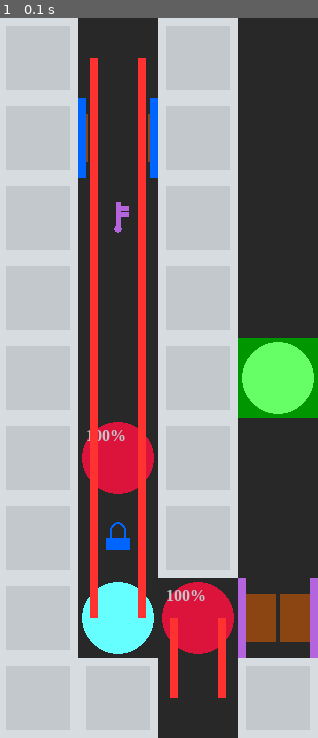
Above: before the commit, frame 1.
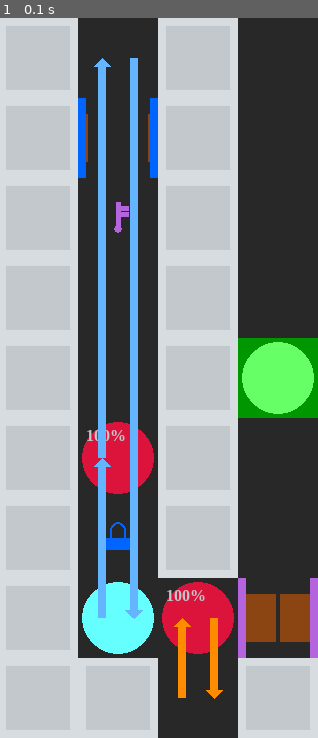
Above: after the commit, the same moment.

Repository: WingedSeal/mazegame
Game: pygame game, started from src/main.py
Same seed, same stepped clock (60 frames per second), same inputs: the game is played once before the commit and once after it.
Inputs:
- Up to frame 1 (0.1 s): no input

The runs differ from the first frame. In frame 1, 8.9% of the frame differs, in the area x 28-72%, y 5-95%.

Commit message:
feat: make arrow works in preview

Diff:
--- a/src/mazegame/color.py
+++ b/src/mazegame/color.py
@@ -13,13 +13,15 @@
     PURPLE = _Color(180, 100, 220)
 
     @classmethod
-    def get_unique_colors(cls, count: int) -> list["Color"]:
+    def get_unique_colors(cls, count: int | None) -> list["Color"]:
         """
         Randomize {count} colors from all possible colors. All of them are unique
 
-        :param count: How many colors to randomize
+        :param count: How many colors to randomize, or as many as possible if set to `None`
         """
         all_colors = list(cls)
+        if count is None:
+            count = len(all_colors)
         if count > len(all_colors):
             raise ValueError(
                 f"Cannot select {count} unique colors from {len(all_colors)} available colors."
--- a/src/mazegame/preview.py
+++ b/src/mazegame/preview.py
@@ -10,13 +10,26 @@
 from .map import Enemy, Map, SurfsType
 
 
-_ARROW_PADDING = 0.2
+_ARROW_PADDING = 0.3
 _ARROW_WIDTH = 0.1
+_ARROW_HEAD_HEIGHT = 0.1
+_ARROW_HEAD_WIDTH_OFFSET = 0.05
 
 
 class ColorGenerator:
+    _colors: list[Color]
+
+    def reset_color(self):
+        self._colors = Color.get_unique_colors(None)
+
+    def __init__(self) -> None:
+        self.reset_color()
+
     def get_color(self) -> pygame.Color:
-        return Color.RED.value
+        color = self._colors.pop()
+        if not self._colors:
+            self.reset_color()
+        return color.value
 
 
 def enemy_to_path_points(
@@ -28,7 +41,6 @@
     :param enemy: Enenmy
     :return: List of either (tuple of start_pos.x, start_pos.y, end_pos.x, end_pos.y, direction) for move or (tuple of pos.x, pos.y, times) for halt
     """
-    print(enemy.path)
     path = enemy.path
     starting_point = enemy.pos
     last_move = None
@@ -129,7 +141,7 @@
     def teardown(self) -> None:
         pygame.quit()
 
-    def draw_halt(self, pos: tuple[int, int], times: int) -> None:
+    def draw_halt(self, pos: tuple[int, int], times: int, color: pygame.Color) -> None:
         pass
 
     def draw_arrow(
@@ -137,23 +149,57 @@
         start_pos: tuple[float, float],
         end_pos: tuple[float, float],
         direction: Direction,
+        color: pygame.Color,
     ) -> None:
-        print(start_pos, end_pos, direction)
-        color = self.color_generator.get_color()
         left = min(start_pos[0], end_pos[0])
         top = min(start_pos[1], end_pos[1])
         match direction:
             case Direction.UP | Direction.DOWN:
                 size_x = _ARROW_WIDTH
-                size_y = abs(end_pos[1] - start_pos[1])
+                size_y = abs(end_pos[1] - start_pos[1]) - _ARROW_HEAD_HEIGHT
                 left -= _ARROW_WIDTH / 2
             case Direction.LEFT | Direction.RIGHT:
-                size_x = abs(end_pos[0] - start_pos[0])
+                size_x = abs(end_pos[0] - start_pos[0]) - _ARROW_HEAD_HEIGHT
                 size_y = _ARROW_WIDTH
                 top -= _ARROW_WIDTH / 2
             case Direction.HALT:
                 raise ValueError("Cannot draw arrow for halt")
-
+        match direction:
+            case Direction.UP:
+                top += _ARROW_HEAD_HEIGHT
+            case Direction.LEFT:
+                left += _ARROW_HEAD_HEIGHT
+        arrow_points: list[tuple[float, float]]
+        match direction:
+            case Direction.UP:
+                arrow_points = [
+                    (left - _ARROW_HEAD_WIDTH_OFFSET, top),
+                    (left + size_x / 2, top - _ARROW_HEAD_HEIGHT),
+                    (left + size_x + _ARROW_HEAD_WIDTH_OFFSET, top),
+                ]
+            case Direction.DOWN:
+                arrow_points = [
+                    (left - _ARROW_HEAD_WIDTH_OFFSET, top + size_y),
+                    (left + size_x / 2, top + size_y + _ARROW_HEAD_HEIGHT),
+                    (left + size_x + _ARROW_HEAD_WIDTH_OFFSET, top + size_y),
+                ]
+            case Direction.LEFT:
+                arrow_points = [
+                    (left, top + size_y + _ARROW_HEAD_WIDTH_OFFSET),
+                    (left - _ARROW_HEAD_HEIGHT, top + size_y / 2),
+                    (left, top - _ARROW_HEAD_WIDTH_OFFSET),
+                ]
+            case Direction.RIGHT:
+                arrow_points = [
+                    (left + size_x, top + size_y + _ARROW_HEAD_WIDTH_OFFSET),
+                    (left + size_x - _ARROW_HEAD_HEIGHT, top + size_y / 2),
+                    (left + size_x, top - _ARROW_HEAD_WIDTH_OFFSET),
+                ]
+
+        arrow_points = [
+            (arrow_point[0] * self.tile_size, arrow_point[1] * self.tile_size)
+            for arrow_point in arrow_points
+        ]
         self.display_surface.fill(
             color,
             (
@@ -163,6 +209,7 @@
                 size_y * self.tile_size,
             ),
         )
+        pygame.draw.polygon(self.display_surface, color, arrow_points)
 
     def run(self) -> None:
         self.display_surface.fill(Game.BG_COLOR)
@@ -178,17 +225,20 @@
                     )
                 self.display_surface.blit(tile.surf, tile.rect)
         enemies = self.map.get_tiles(Enemy)
-        for i, enemy in enumerate(enemies):
+        for enemy in enemies:
+            color = self.color_generator.get_color()
             path_points = enemy_to_path_points(enemy)
             for path_point in path_points:
                 if isinstance(path_point[0], int):
                     path_point = cast(tuple[int, int, int], path_point)
-                    self.draw_halt(path_point[0:2], path_point[2])
+                    self.draw_halt(path_point[0:2], path_point[2], color)
                 else:
                     path_point = cast(
                         tuple[float, float, float, float, Direction], path_point
                     )
-                    self.draw_arrow(path_point[0:2], path_point[2:4], path_point[4])
+                    self.draw_arrow(
+                        path_point[0:2], path_point[2:4], path_point[4], color
+                    )
 
         pygame.display.update()
         while True:
